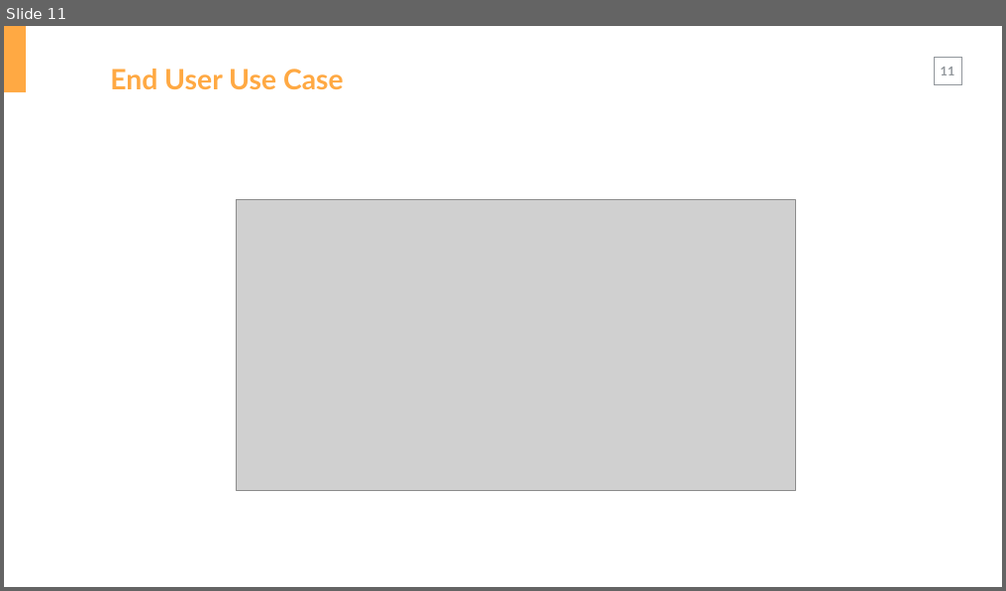
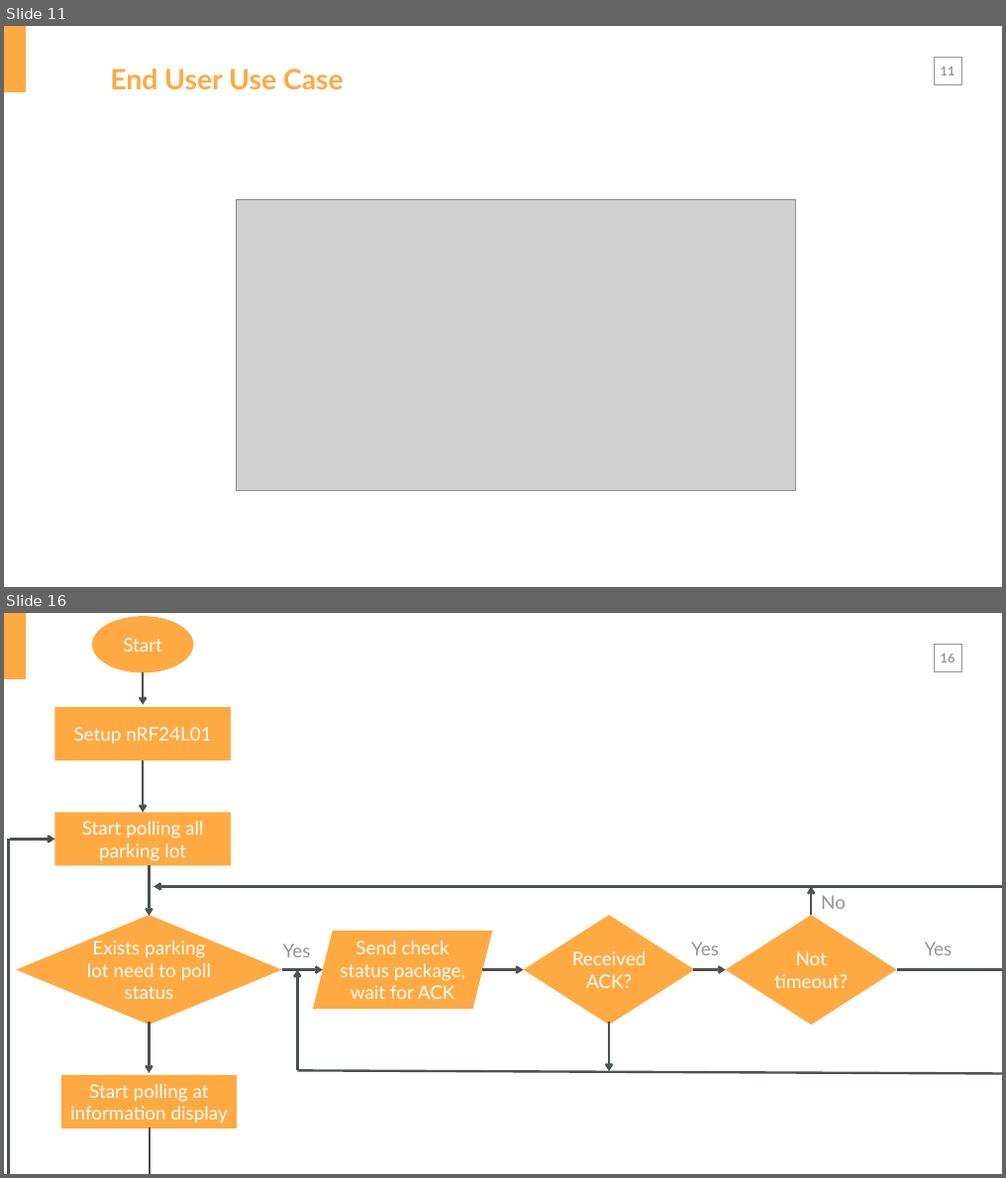
Before and after one commit to HiepBP/-FPT-CAPSTONE-PGSS, a slide deck: Common/Reports/Report.pptx. Shown one above the other, each under a label of ours: slide 11 before the commit, slides 11 and 16 after it; the slides between them are not shown. The pictures are 1006x591 and 1006x1178 pixels, drawn with LibreOffice and Linux fonts; fonts in the diff are those of the drawing; grey boxes stand for pictures. Boxes give left, top, right and bottom in pixels: in the first picture for what was removed or moved away, otherwise in the second. Text is boxed around its words. In the diff, an @@ line names an element or a change of style, - is before the commit and + after.

```diff
--- a/Common/Reports/Report.pptx
+++ b/Common/Reports/Report.pptx
@@ slide 16 added at bbox=[4, 613, 1002, 1174], background #FFFFFF; not listed: 3 template elements that a slide beside it also shows @@
@@ ellipse added at bbox=[92, 616, 193, 672], fill #FFA943, 36 pt, text #FFFFFF @@
+Start
@@ arrow added from (143, 672) to (143, 705), #4B5050 4.5 pt @@
@@ rectangle added at bbox=[54, 707, 231, 761], fill #FFA943, 36 pt, text #FFFFFF @@
+Setup nRF24L01
@@ arrow added from (143, 761) to (143, 813), #4B5050 4.5 pt @@
@@ rectangle added at bbox=[54, 813, 231, 866], fill #FFA943, 36 pt, text #FFFFFF @@
+Start polling all parking lot
@@ line added from (9, 839) to (9, 1174), #4B5050 4.5 pt @@
@@ arrow added from (10, 839) to (54, 839), #4B5050 4.5 pt @@
@@ arrow added from (149, 866) to (149, 916), #4B5050 4.5 pt @@
@@ arrow added from (1002, 886) to (153, 886), #4B5050 4.5 pt @@
@@ arrow added from (811, 915) to (811, 886), #4B5050 4.5 pt @@
@@ text added at bbox=[821, 895, 846, 909], 36 pt, text #91969B @@
+No
@@ diamond added at bbox=[16, 915, 282, 1025], fill #FFA943, 36 pt, text #FFFFFF @@
+Exists parking lot need to poll status
@@ parallelogram added at bbox=[313, 931, 492, 1009], fill #FFA943, 36 pt, text #FFFFFF @@
+Send check status package, wait for ACK
@@ diamond added at bbox=[523, 915, 695, 1025], fill #FFA943, 36 pt, text #FFFFFF @@
+Received ACK?
@@ diamond added at bbox=[726, 915, 897, 1025], fill #FFA943, 36 pt, text #FFFFFF @@
+Not timeout?
@@ text added at bbox=[283, 944, 311, 958], 36 pt, text #91969B @@
+Yes
@@ text added at bbox=[691, 942, 719, 956], 36 pt, text #91969B @@
+Yes
@@ text added at bbox=[925, 942, 952, 956], 36 pt, text #91969B @@
+Yes
@@ arrow added from (282, 970) to (323, 970), #4B5050 4.5 pt @@
@@ arrow added from (297, 1070) to (297, 970), #4B5050 4.5 pt @@
@@ arrow added from (483, 970) to (523, 970), #4B5050 4.5 pt @@
@@ arrow added from (693, 970) to (726, 970), #4B5050 4.5 pt @@
@@ line added from (897, 970) to (1002, 970), #4B5050 4.5 pt @@
@@ arrow added from (149, 1022) to (149, 1073), #4B5050 4.5 pt @@
@@ arrow added from (609, 1022) to (609, 1071), #4B5050 4.5 pt @@
@@ rectangle added at bbox=[61, 1075, 237, 1129], fill #FFA943, 36 pt, text #FFFFFF @@
+Start polling at information display
@@ line added from (297, 1070) to (1002, 1073), #4B5050 4.5 pt @@
@@ line added from (150, 1128) to (150, 1174), #4B5050 4.5 pt @@
```
Also in this commit, not shown: 1 slide changed, 5 other slides added.
